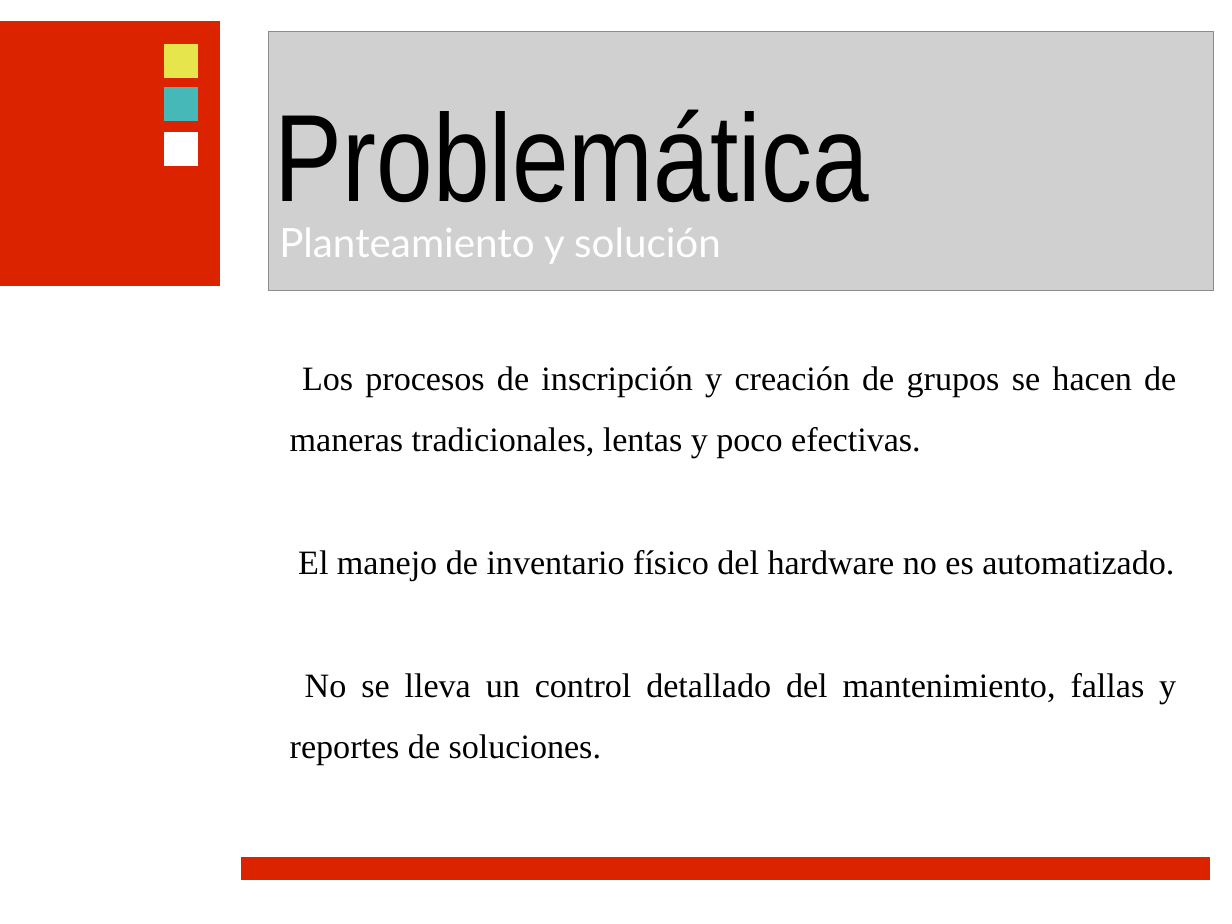
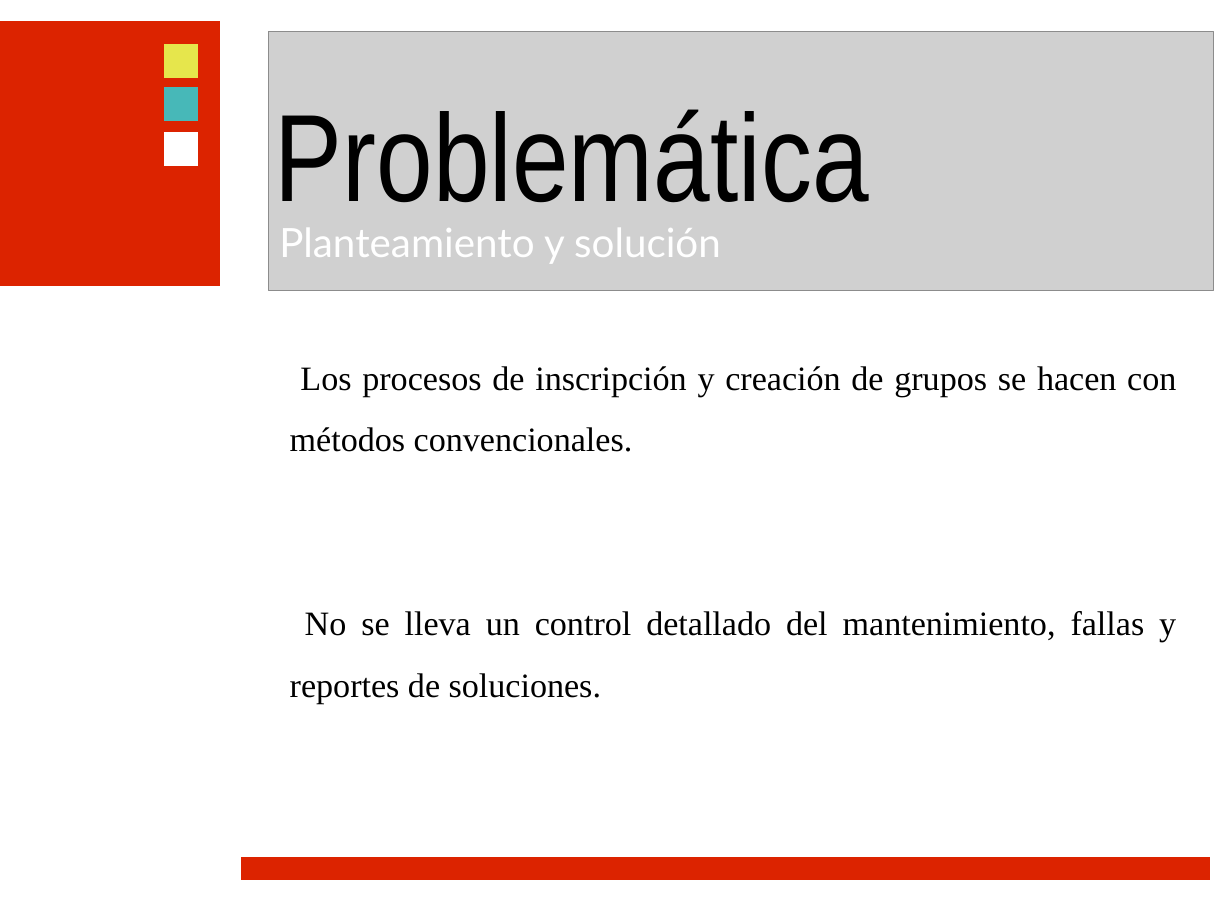
Before and after one commit to ramayac/jhard, a slide deck: slide 8 of presentaciones/primera defensa/jhard.odp. Drawn at 1232x924 pixels with LibreOffice and Linux fonts; fonts in the diff are those of the drawing; grey boxes stand for pictures; background and template pictures are left out. Boxes give left, top, right and bottom in pixels: in the first picture for what was removed or moved away, otherwise in the second. Text is boxed around its words. In the diff, an @@ line names an element or a change of style, - is before the commit and + after.

```diff
--- a/presentaciones/primera defensa/jhard.odp
+++ b/presentaciones/primera defensa/jhard.odp
@@ text at <box>290,366,1176,452</box>: text changed @@
-● Los procesos de inscripción y creación de grupos se hacen de maneras tradicionales, lentas y poco efectivas.
-● El manejo de inventario físico del hardware no es automatizado.
+● Los procesos de inscripción y creación de grupos se hacen con métodos convencionales.
```
Also in this commit, not shown: 23 other slides changed.
